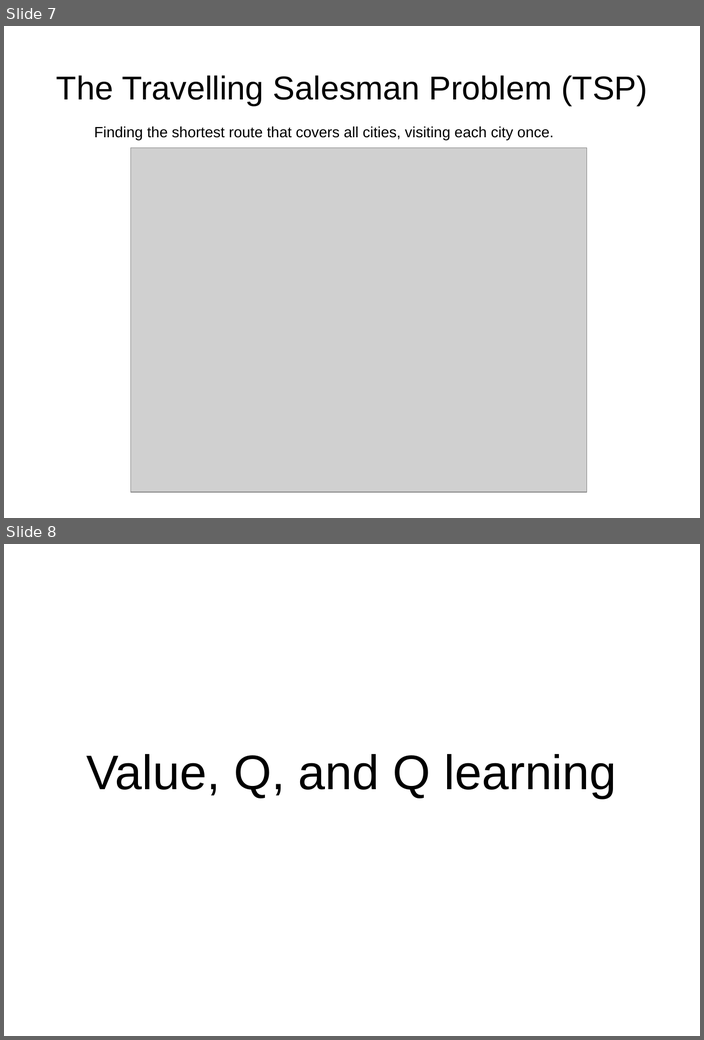
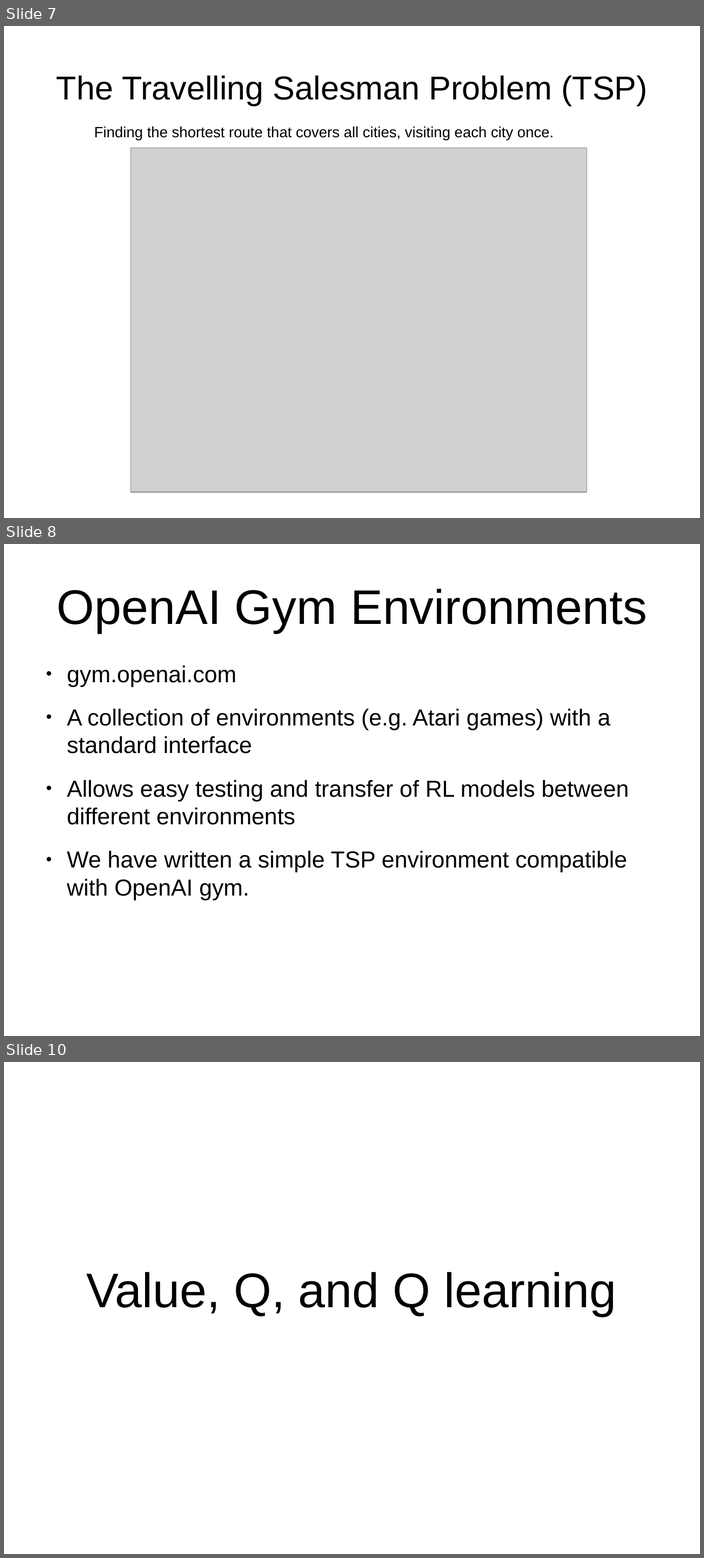
Before and after one commit to MichaelAllen1966/thursday_coding_club_2020, a slide deck: rl.odp. Shown one above the other, each under a label of ours: slides 7 and 8 before the commit, slides 7, 8 and 10 after it; the slides between them are not shown. The pictures are 704x1040 and 704x1558 pixels, drawn with LibreOffice and Linux fonts; fonts in the diff are those of the drawing; grey boxes stand for pictures. Boxes give left, top, right and bottom in pixels: in the first picture for what was removed or moved away, otherwise in the second. Text is boxed around its words. In the diff, an @@ line names an element or a change of style, - is before the commit and + after.

```diff
--- a/rl.odp
+++ b/rl.odp
@@ slide 8 added at <box>4,544,700,1036</box>, background #FFFFFF @@
@@ title added at <box>57,589,647,633</box>, 58.7 pt, text #000000 @@
+OpenAI Gym Environments
@@ text added at <box>67,666,629,900</box>, 28 pt, text #000000 @@
+● gym.openai.com
+● A collection of environments (e.g. Atari games) with a standard interface
+● Allows easy testing and transfer of RL models between different environments
+● We have written a simple TSP environment compatible with OpenAI gym.
@@ what was slide 8 is now slide 10 @@
```
Also in this commit, not shown: 1 other slide added, 1 other file.
